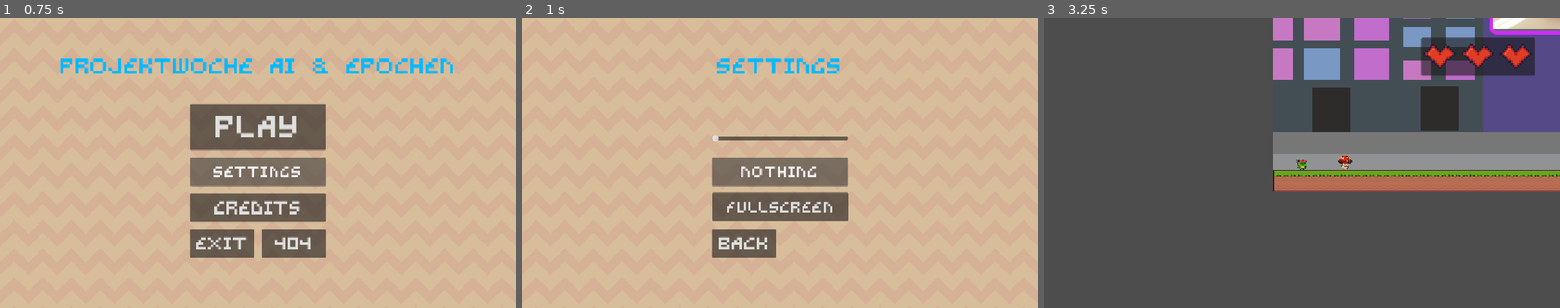
Above: before the commit, frames 1-3 (left to right).
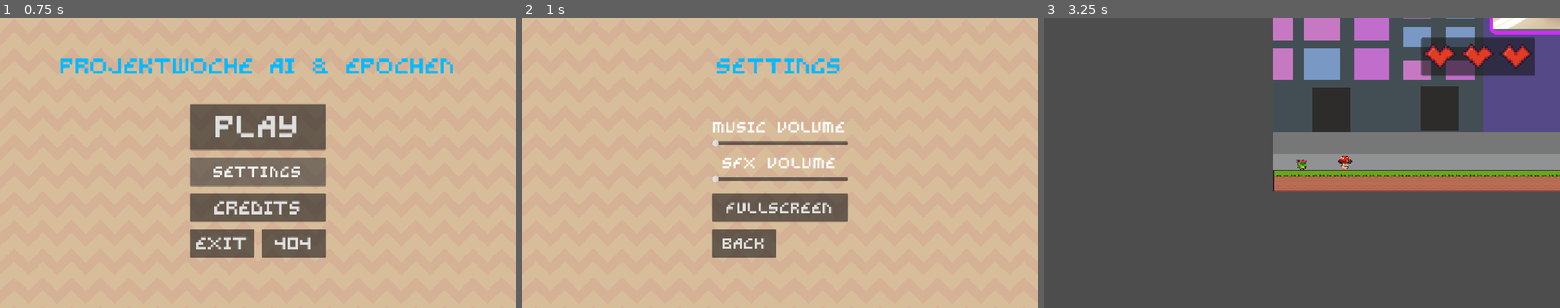
Above: after the commit, the same moments.

Repository: tghts/Projektwoche-Spieleentwicklung
Game: Godot game, scene res://Scene/main_menu.tscn
Same seed, same stepped clock (60 frames per second), same inputs: the game is played once before the commit and once after it.
Inputs (mouse positions are in pixels of both pictures, inside the frame that each line leads up to):
- Up to frame 1 (0.75 s): click "Settings" at 0.5 s
- Up to frame 2 (1 s): no input
- Up to frame 3 (3.25 s): click (1302, 171) at 1.25 s, where only the run before the commit has a clickable "Nothing"; click "Back" at 2 s; click "Play" at 2.75 s

Frame 1 is identical in both runs. In frame 2, 4.2% of the frame differs, in the area x 36-64%, y 35-80%; in frame 3, nothing differs.

Commit message:
add volume sliders in settings pane

Diff:
--- a/Scene/settings.tscn
+++ b/Scene/settings.tscn
@@ -43,44 +43,32 @@
 vertical_alignment = 1
 metadata/_edit_use_anchors_ = true
 
-[node name="TextureRect" type="TextureRect" parent="Hauptmenü Name" unique_id=1140192240]
-texture_filter = 1
-layout_mode = 1
-anchors_preset = -1
-offset_right = 40.0
-offset_bottom = 40.0
-metadata/_edit_use_anchors_ = true
-
 [node name="Fullscreen" type="Button" parent="." unique_id=609171311]
 texture_filter = 1
-offset_left = 425.0
-offset_top = 390.0
-offset_right = 729.0
-offset_bottom = 454.0
+anchors_preset = -1
+anchor_left = 0.0069444445
+anchor_right = 0.0069444445
+offset_left = 416.0
+offset_top = 392.0
+offset_right = 720.0
+offset_bottom = 456.0
 theme_override_fonts/font = ExtResource("2_mvx5f")
 theme_override_font_sizes/font_size = 24
+toggle_mode = true
 text = "Fullscreen"
-metadata/_edit_use_anchors_ = true
-
-[node name="Settingknopf" type="Button" parent="." unique_id=644468879]
-texture_filter = 1
-offset_left = 424.0
-offset_top = 312.0
-offset_right = 728.0
-offset_bottom = 376.0
-theme_override_fonts/font = ExtResource("2_mvx5f")
-theme_override_font_sizes/font_size = 24
-text = "Nothing"
 metadata/_edit_use_anchors_ = true
 
 [node name="Back" type="Button" parent="." unique_id=326929855]
 texture_filter = 1
-offset_left = 424.0
+anchors_preset = -1
+anchor_left = 0.0069444445
+anchor_right = 0.0069444445
+offset_left = 416.0
 offset_top = 472.0
-offset_right = 568.0
+offset_right = 560.0
 offset_bottom = 536.0
 theme_override_fonts/font = ExtResource("2_mvx5f")
-theme_override_font_sizes/font_size = 28
+theme_override_font_sizes/font_size = 24
 text = "Back"
 metadata/_edit_use_anchors_ = true
 
@@ -91,24 +79,46 @@
 stream = SubResource("AudioStreamWAV_cmh6x")
 volume_db = 10.321
 
-[node name="HSlider" type="HSlider" parent="." unique_id=603689461]
+[node name="Music" type="HSlider" parent="." unique_id=603689461]
 offset_left = 424.0
-offset_top = 240.0
+offset_top = 352.0
 offset_right = 728.0
-offset_bottom = 298.0
+offset_bottom = 368.0
+max_value = 1.0
+step = 0.01
 
-[node name="TextureRect2" type="TextureRect" parent="HSlider" unique_id=901368586]
-layout_mode = 1
-anchors_preset = 15
-anchor_right = 1.0
-anchor_bottom = 1.0
-offset_left = 6.0
-offset_top = -164.0
-offset_right = 2.0
-offset_bottom = -164.0
-grow_horizontal = 2
-grow_vertical = 2
+[node name="SoundEffects" type="HSlider" parent="." unique_id=1372904606]
+offset_left = 424.0
+offset_top = 272.0
+offset_right = 728.0
+offset_bottom = 288.0
+max_value = 1.0
+step = 0.01
+
+[node name="MusicLabel" type="Label" parent="." unique_id=256801958]
+offset_left = 424.0
+offset_top = 232.0
+offset_right = 728.0
+offset_bottom = 256.0
+theme_override_fonts/font = ExtResource("2_mvx5f")
+theme_override_font_sizes/font_size = 24
+text = "Music Volume"
+horizontal_alignment = 1
+vertical_alignment = 1
+
+[node name="SoundEffectsLabel" type="Label" parent="." unique_id=180252469]
+offset_left = 424.0
+offset_top = 312.0
+offset_right = 728.0
+offset_bottom = 336.0
+theme_override_fonts/font = ExtResource("2_mvx5f")
+theme_override_font_sizes/font_size = 24
+text = "SFX Volume"
+horizontal_alignment = 1
+vertical_alignment = 1
 
 [connection signal="pressed" from="Fullscreen" to="." method="_on_fullscreen_pressed"]
-[connection signal="pressed" from="Settingknopf" to="." method="_on_settingknopf_pressed"]
+[connection signal="toggled" from="Fullscreen" to="." method="_on_fullscreen_toggled"]
 [connection signal="pressed" from="Back" to="." method="_on_back_pressed"]
+[connection signal="drag_ended" from="Music" to="." method="_on_music_drag_ended"]
+[connection signal="drag_ended" from="SoundEffects" to="." method="_on_sound_effects_drag_ended"]
--- a/Script/settings.gd
+++ b/Script/settings.gd
@@ -3,16 +3,25 @@
 
 func _on_back_pressed() -> void:
 	click_02.play()
-	await get_tree().create_timer(0.2).timeout #wait-methode für 0.2 sekunden
+	await get_tree().create_timer(0.2).timeout # wait-methode für 0.2 sekunden
 	get_tree().change_scene_to_file("res://Scene/main_menu.tscn")
 
-func _on_fullscreen_pressed() -> void:
-	fullscreen()
+func _on_fullscreen_toggled(toggled_on: bool) -> void:
+	if toggled_on:
+		fullscreen()
+	else:
+		windowed()
 
-
-
-func fullscreen():
+func fullscreen() -> void:
 	DisplayServer.window_set_mode(DisplayServer.WINDOW_MODE_FULLSCREEN)
 
-func windowed():
+func windowed() -> void:
 	DisplayServer.window_set_mode(DisplayServer.WINDOW_MODE_WINDOWED)
+
+func _on_music_drag_ended(value_changed: bool) -> void:
+	var bus_index = AudioServer.get_bus_index("Music")
+	AudioServer.set_bus_volume_db(bus_index, linear_to_db(value_changed))
+
+func _on_sound_effects_drag_ended(value_changed: bool) -> void:
+	var bus_index = AudioServer.get_bus_index("SoundEffects")
+	AudioServer.set_bus_volume_db(bus_index, linear_to_db(value_changed))
--- /dev/null
+++ b/default_bus_layout.tres
@@ -0,0 +1,15 @@
+[gd_resource type="AudioBusLayout" format=3 uid="uid://bl4tuk0heh202"]
+
+[resource]
+bus/1/name = &"Music"
+bus/1/solo = false
+bus/1/mute = false
+bus/1/bypass_fx = false
+bus/1/volume_db = 0.0
+bus/1/send = &"Master"
+bus/2/name = &"SoundEffects"
+bus/2/solo = false
+bus/2/mute = false
+bus/2/bypass_fx = false
+bus/2/volume_db = 0.0
+bus/2/send = &"Master"
